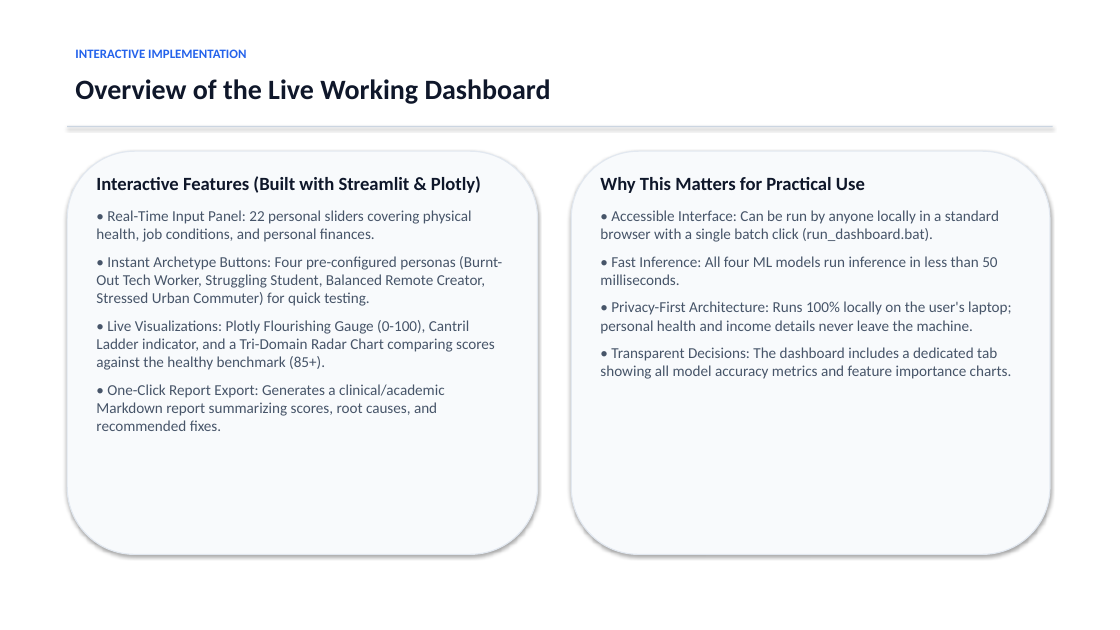
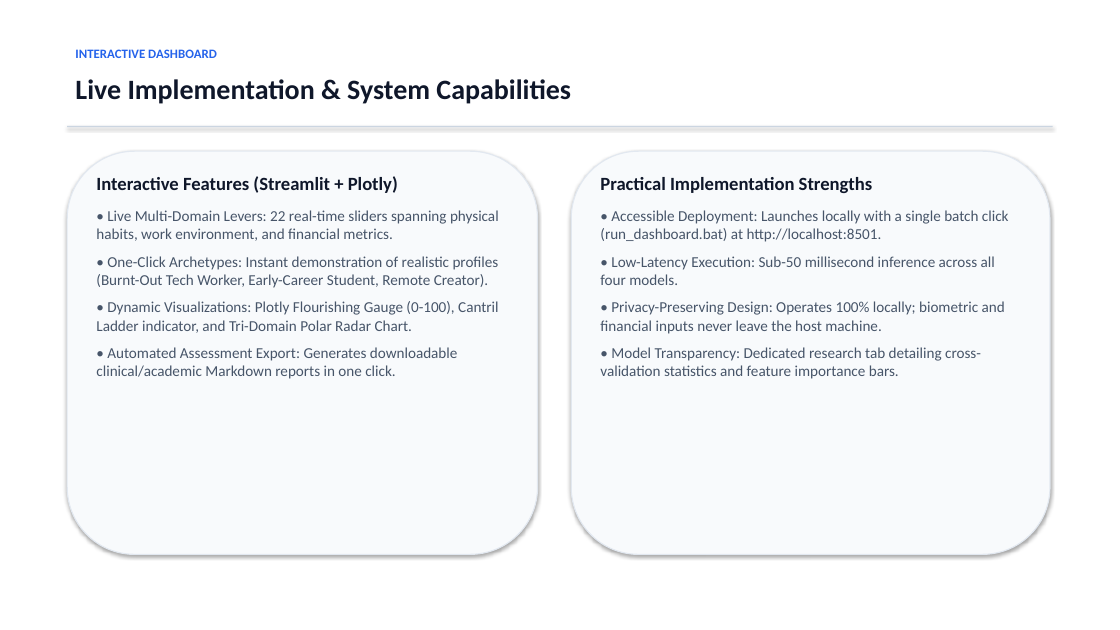
Before and after one commit to ESHANT05/happiness, a slide deck: slide 10 of Personal_Wellbeing_Research_Presentation.pptx (slide 9 before the commit). Drawn at 1120x630 pixels with LibreOffice and Linux fonts; fonts in the diff are those of the drawing. Boxes give left, top, right and bottom in pixels: in the first picture for what was removed or moved away, otherwise in the second. Text is boxed around its words. In the diff, an @@ line names an element or a change of style, - is before the commit and + after.

Commit message:
Add latest 2023-2025 IEEE research papers and formal citations across presentation and documentation

```diff
--- a/Personal_Wellbeing_Research_Presentation.pptx
+++ b/Personal_Wellbeing_Research_Presentation.pptx
@@ text at [75, 49, 217, 58]: text changed @@
-INTERACTIVE IMPLEMENTATION
+INTERACTIVE DASHBOARD
@@ text at [75, 79, 571, 104]: text changed @@
-Overview of the Live Working Dashboard
+Live Implementation & System Capabilities
@@ text at [96, 176, 499, 379]: text changed @@
-Interactive Features (Built with Streamlit & Plotly)
-• Real-Time Input Panel: 22 personal sliders covering physical health, job conditions, and personal finances.
-• Instant Archetype Buttons: Four pre-configured personas (Burnt-Out Tech Worker, Struggling Student, Balanced Remote Creator, Stressed Urban Commuter) for quick testing.
-• Live Visualizations: Plotly Flourishing Gauge (0-100), Cantril Ladder indicator, and a Tri-Domain Radar Chart comparing scores against the healthy benchmark (85+).
-• One-Click Report Export: Generates a clinical/academic Markdown report summarizing scores, root causes, and recommended fixes.
+Interactive Features (Streamlit + Plotly)
+• Live Multi-Domain Levers: 22 real-time sliders spanning physical habits, work environment, and financial metrics.
+• One-Click Archetypes: Instant demonstration of realistic profiles (Burnt-Out Tech Worker, Early-Career Student, Remote Creator).
+• Dynamic Visualizations: Plotly Flourishing Gauge (0-100), Cantril Ladder indicator, and Tri-Domain Polar Radar Chart.
+• Automated Assessment Export: Generates downloadable clinical/academic Markdown reports in one click.
@@ text at [600, 177, 1009, 379]: text changed @@
-Why This Matters for Practical Use
-• Accessible Interface: Can be run by anyone locally in a standard browser with a single batch click (run_dashboard.bat).
-• Fast Inference: All four ML models run inference in less than 50 milliseconds.
-• Privacy-First Architecture: Runs 100% locally on the user's laptop; personal health and income details never leave the machine.
-• Transparent Decisions: The dashboard includes a dedicated tab showing all model accuracy metrics and feature importance charts.
+Practical Implementation Strengths
+• Accessible Deployment: Launches locally with a single batch click (run_dashboard.bat) at http://localhost:8501.
+• Low-Latency Execution: Sub-50 millisecond inference across all four models.
+• Privacy-Preserving Design: Operates 100% locally; biometric and financial inputs never leave the host machine.
+• Model Transparency: Dedicated research tab detailing cross-validation statistics and feature importance bars.
```
Also in this commit, not shown: 9 other slides changed, 1 slide added, 14 other files.
